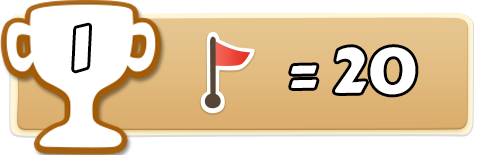
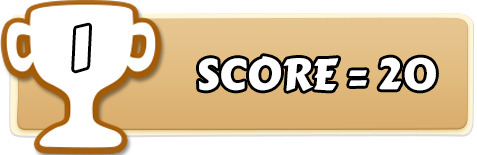
Layer changes from the first 477px x 155px image to the second:
renamed "= 20" to "SCORE = 20", painted on it over [199, 47, 436, 95]
hid group "Flag" (3 layers) over [200, 32, 255, 114]
